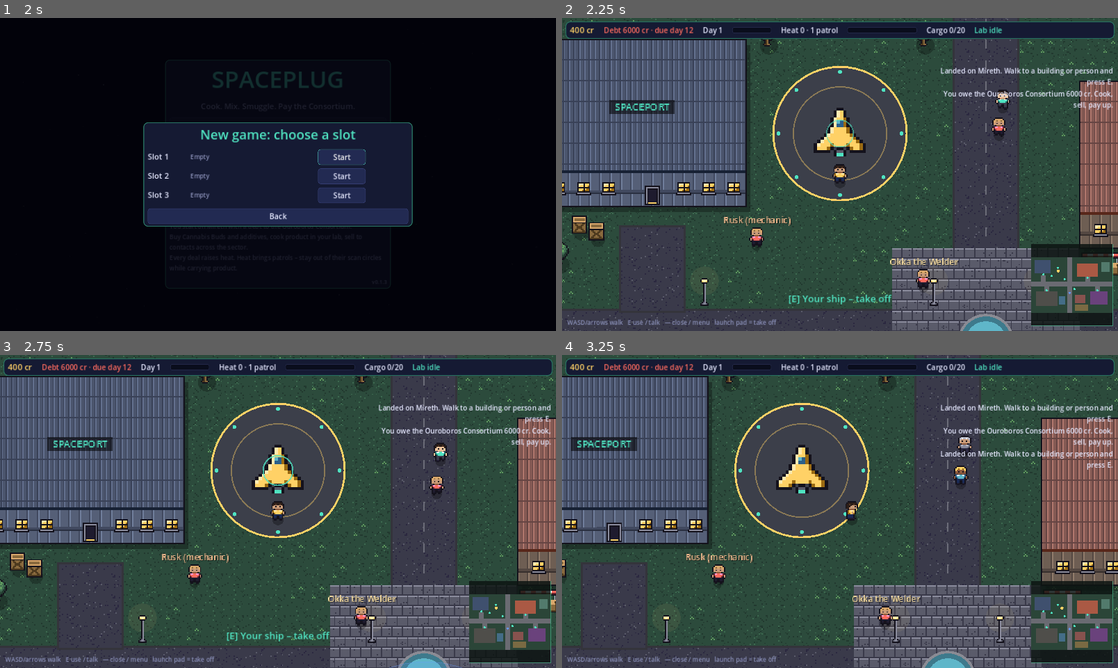
Above: before the commit, frames 1-4 (two rows, left to right).
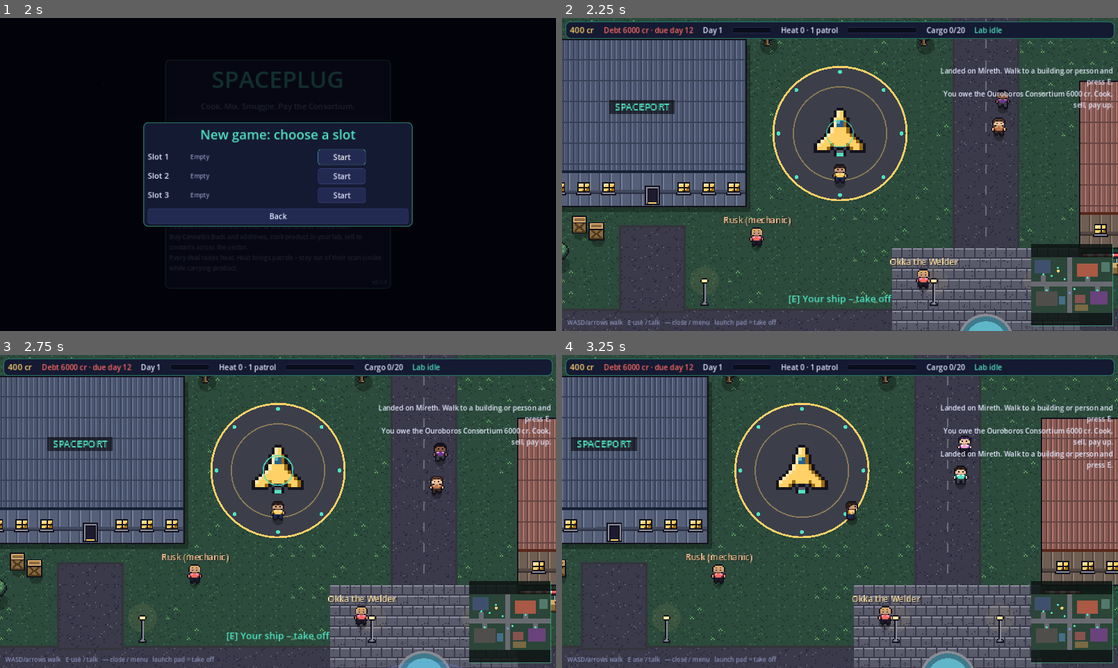
Above: after the commit, the same moments.

Repository: EyaLinus/Spaceplug2D
Game: Godot game, scene res://scenes/main.tscn
The game is run twice, just before and just after one commit, with the same random seed, the same clock (stepped at 60 frames per second) and the same inputs.
Inputs (mouse positions are in pixels of both pictures, inside the frame that each line leads up to):
- Up to frame 1 (2 s): click "New game" at 0.5 s; click "New game" at 1.25 s
- Up to frame 2 (2.25 s): click "Start" at 2 s
- Up to frame 3 (2.75 s): no input
- Up to frame 4 (3.25 s): tap E (interact) at 2.75 s; move the mouse to (962, 495) at 2.77 s; hold D (move_right) from 2.78 s (still down); hold E (interact) from 2.78 s (still down); click (962, 495) at 2.92 s

Frame 1 is identical in both runs. In frame 2, 0.1% of the frame differs, in the area x 77-81%, y 23-38%; in frame 3, 0.1%; in frame 4, 0.1%, in the area x 70-74%, y 26-41%.

Commit message:
fix(police): officers path around buildings (AStarGrid2D)
Co-Authored-By: Claude Opus 5.5 <noreply@anthropic.com>
Claude-Session: https://claude.ai/code/session_018X6QsQY7ik2KqGCSJQF41L

Diff:
--- a/data/content.json
+++ b/data/content.json
@@ -163,6 +163,6 @@
     "speed": 55,
     "chase_speed": 150,
     "chase_heat": 40,
-    "give_up_range": 320
+    "give_up_range": 480
   }
 }
--- /dev/null
+++ b/scripts/planet/nav.gd
@@ -0,0 +1,30 @@
+extends RefCounted
+## Grid pathfinding on planet surfaces (no autoload dependencies, so unit tests can use it headless).
+
+## Walkable tile grid of a surface: building rects are solid, diagonal steps only around free corners.
+static func build(surface_cfg: Dictionary) -> AStarGrid2D:
+	var g := AStarGrid2D.new()
+	g.region = Rect2i(0, 0, int(surface_cfg.size[0]), int(surface_cfg.size[1]))
+	g.cell_size = Vector2.ONE * float(surface_cfg.get("tile", 32))
+	g.diagonal_mode = AStarGrid2D.DIAGONAL_MODE_ONLY_IF_NO_OBSTACLES
+	g.update()
+	for b in surface_cfg.buildings:
+		for y in range(int(b.rect[1]), int(b.rect[1]) + int(b.rect[3])):
+			for x in range(int(b.rect[0]), int(b.rect[0]) + int(b.rect[2])):
+				g.set_point_solid(Vector2i(x, y))
+	return g
+
+
+## Waypoints (tile centres, then the exact target) from `from` to `to` around buildings. Falls back to a straight
+## line if either end sits on a solid cell (e.g. squeezed against a wall).
+static func path_between(g: AStarGrid2D, tile_px: float, from: Vector2, to: Vector2) -> Array:
+	var a := Vector2i((from / tile_px).floor())
+	var b := Vector2i((to / tile_px).floor())
+	if not g.region.has_point(a) or not g.region.has_point(b) or g.is_point_solid(a) or g.is_point_solid(b):
+		return [to]
+	var r: Array = []
+	var ids := g.get_id_path(a, b)
+	for i in range(1, ids.size() - 1):
+		r.append((Vector2(ids[i]) + Vector2(0.5, 0.5)) * tile_px)
+	r.append(to)
+	return r
--- a/scripts/planet/surface.gd
+++ b/scripts/planet/surface.gd
@@ -9,6 +9,7 @@
 const NpcScript = preload("res://scripts/planet/npc.gd")
 const OfficerScript = preload("res://scripts/planet/officer.gd")
 const Art = preload("res://scripts/core/art.gd")
+const Nav = preload("res://scripts/planet/nav.gd")
 
 const INPUT := {
 	"move_up": [KEY_W, KEY_UP],
@@ -31,6 +32,8 @@
 var officers: Array = []
 var suspicion := 0.0  ## 0..1 while an officer watches you carry product; 1 = busted
 var _blockers: Array = []  ## building rects, block movement and sight
+var nav: AStarGrid2D  ## tile grid with buildings solid; chasing officers path around houses
+var _repath := 0.0
 var _overlay: Node2D  ## redrawn every frame (focus ring); the ground below is drawn once
 var _rng := RandomNumberGenerator.new()
 
@@ -60,6 +63,7 @@
 	texture_repeat = CanvasItem.TEXTURE_REPEAT_ENABLED  # tinted roof/wall pieces are tiled
 	_rng.seed = hash(loc_id)
 	_build_collision()
+	nav = Nav.build(cfg)
 	_build_interactables()
 	for n in cfg.get("npcs", []):
 		var npc := NpcScript.new()
@@ -163,6 +167,9 @@
 		return [target]
 	var a := _rect(cfg.roads[0])
 	var b := _rect(cfg.roads[1])
+	if not a.has_point(from) and not b.has_point(from):
+		# off the roads (an officer after a chase): walk back around the buildings
+		return Nav.path_between(nav, tile, from, target)
 	var same := (a.has_point(from) and a.has_point(target)) or (b.has_point(from) and b.has_point(target))
 	if same:
 		return [target]
@@ -219,12 +226,16 @@
 				o.speed = float(pc.speed)
 				o.path = []
 			else:
-				o.path = [player.position]
-				o.facing = (player.position - o.position).normalized()
+				_repath -= delta
+				if _repath <= 0.0 or o.path.is_empty():
+					o.path = Nav.path_between(nav, tile, o.position, player.position)
+				o.facing = (o.path[0] - o.position).normalized() if not o.path.is_empty() else o.facing
 		elif seen and carrying and g.heat >= float(pc.chase_heat):
 			o.chasing = true
 			o.speed = float(pc.chase_speed)
 			EventBus.toast.emit("An officer spotted you. Lose them!", false)
+	if _repath <= 0.0:
+		_repath = 0.35
 	var old := suspicion
 	if watched:
 		suspicion += delta / float(pc.frisk_seconds)
--- a/tests/run_tests.gd
+++ b/tests/run_tests.gd
@@ -158,6 +158,29 @@
 	check(g.police_on_foot(0.5) == 1, "half security scales")
 	g.heat = 100.0
 	check(g.police_on_foot(1.0) == int(data.police.max), "capped at max")
+	var Nav = load("res://scripts/planet/nav.gd")
+	for loc in data.surfaces:
+		var s: Dictionary = data.surfaces[loc]
+		var grid: AStarGrid2D = Nav.build(s)
+		var t := float(s.tile)
+		for b in s.buildings:
+			if not b.has("door"):
+				continue
+			# from above the building to below it: the route must go around, never through a building
+			var r := Rect2(Vector2(b.rect[0], b.rect[1]) * t, Vector2(b.rect[2], b.rect[3]) * t)
+			var top := Vector2(r.get_center().x, r.position.y - t * 0.5)
+			var bottom := Vector2(r.get_center().x, r.end.y + t * 0.5)
+			var path: Array = Nav.path_between(grid, t, top, bottom)
+			var clean := path.size() > 2
+			var prev := top
+			for p in path:
+				for k in 9:
+					var q: Vector2 = prev.lerp(p, k / 8.0)
+					for o in s.buildings:
+						if Rect2(Vector2(o.rect[0], o.rect[1]) * t, Vector2(o.rect[2], o.rect[3]) * t).grow(-1).has_point(q):
+							clean = false
+				prev = p
+			check(clean, "%s: route around %s avoids buildings" % [loc, b.id])
 	var Officer = load("res://scripts/planet/officer.gd")
 	var cone := deg_to_rad(80.0)
 	check(Officer.sees(Vector2.ZERO, Vector2.RIGHT, Vector2(100, 10), 170.0, cone, []), "sees in front")
--- a/tools/ui_smoke.gd
+++ b/tools/ui_smoke.gd
@@ -94,6 +94,32 @@
 	_assert(g.stats.busts > busts_before and not g.has_contraband(), "officer frisk busts the player on foot")
 	cop.pick_next = sf._walker_path
 	step("police on foot")
+
+	# a chasing officer walks around the hangar instead of through it
+	var hang: Rect2 = sf._rect(sf.cfg.buildings[0].rect)
+	g.cargo["weed:glow"] = 1
+	g.heat = 60.0
+	sf.player.position = Vector2(hang.get_center().x, hang.end.y + 24.0)
+	cop.position = Vector2(hang.get_center().x, hang.position.y - 20.0)
+	cop.chasing = true
+	cop.speed = float(gs.data.police.chase_speed)
+	cop.path = []
+	var inside := false
+	var start_d: float = cop.position.distance_to(sf.player.position)
+	for i in 300:
+		await physics_frame
+		if hang.grow(-2).has_point(cop.position):
+			inside = true
+		if cop.position.distance_to(sf.player.position) < 40.0:
+			break
+	_assert(not inside, "chasing officer stays out of buildings")
+	_assert(cop.position.distance_to(sf.player.position) < start_d * 0.5, "chasing officer closes in around the building")
+	g.cargo.erase("weed:glow")
+	g.heat = 0.0
+	cop.chasing = false
+	cop.speed = float(gs.data.police.speed)
+	cop.path = []
+	step("police pathfinding")
 
 	gs.act(g.buy("cannabis", 5))
 	gs.act(g.buy("nanoflux", 5))
Not shown, changed: PROGRESS.md
Not shown, changed: ROADMAP.md
Not shown, added: changelog.d/police-pathfinding.md
